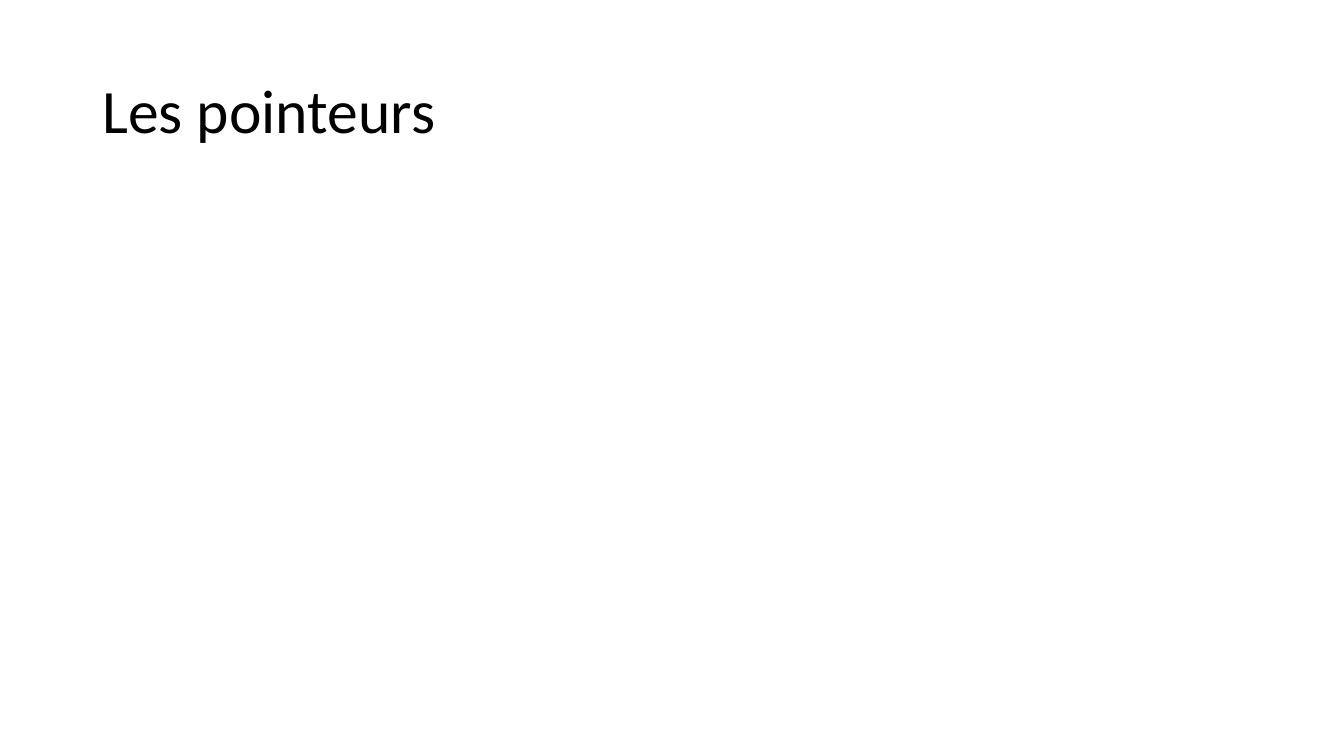
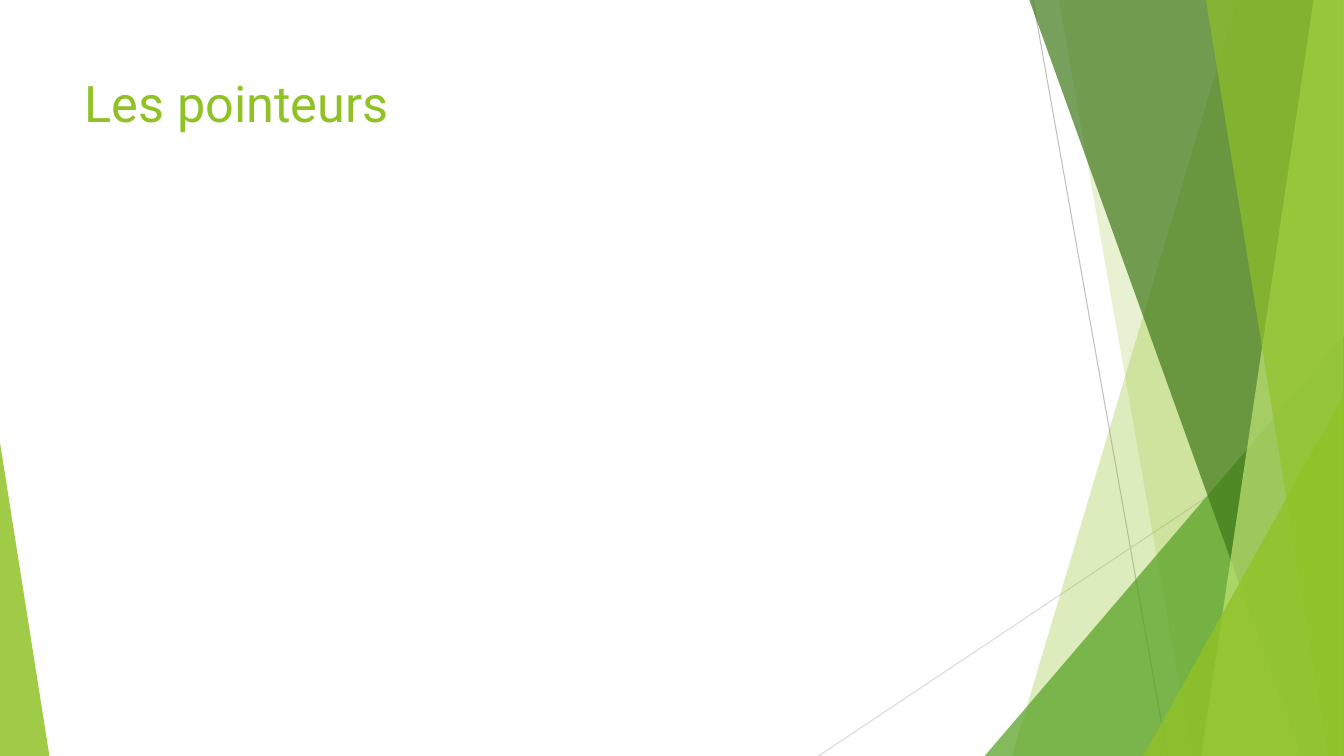
Before and after one commit to worming004/OOPAndGo, a slide deck: slide 5 of PPT/OOPAndGo.pptx (slide 6 before the commit). Drawn at 1344x756 pixels with LibreOffice and Linux fonts; fonts in the diff are those of the drawing. Boxes give left, top, right and bottom in pixels: in the first picture for what was removed or moved away, otherwise in the second. Text is boxed around its words. In the diff, an @@ line names an element or a change of style, - is before the commit and + after.

```diff
--- a/PPT/OOPAndGo.pptx
+++ b/PPT/OOPAndGo.pptx
@@ title "Les pointeurs": place and size @@
-title "Les pointeurs" at bbox=[102, 90, 435, 143]
+title "Les pointeurs" at bbox=[85, 85, 388, 133]
@@ title "Les pointeurs" at bbox=[85, 85, 388, 133]: size 44 to 36 pt, font Calibri to Roboto, text colour #000000 to #90C226; line spacing 0.9 to 1; vertical alignment middle to top @@
@@ group added at bbox=[0, 0, 1344, 756]: 5 freeform shapes, 3 triangles, 2 lines @@
```
Also in this commit, not shown: 9 other slides changed, 1 slide added, 2 slides removed.
